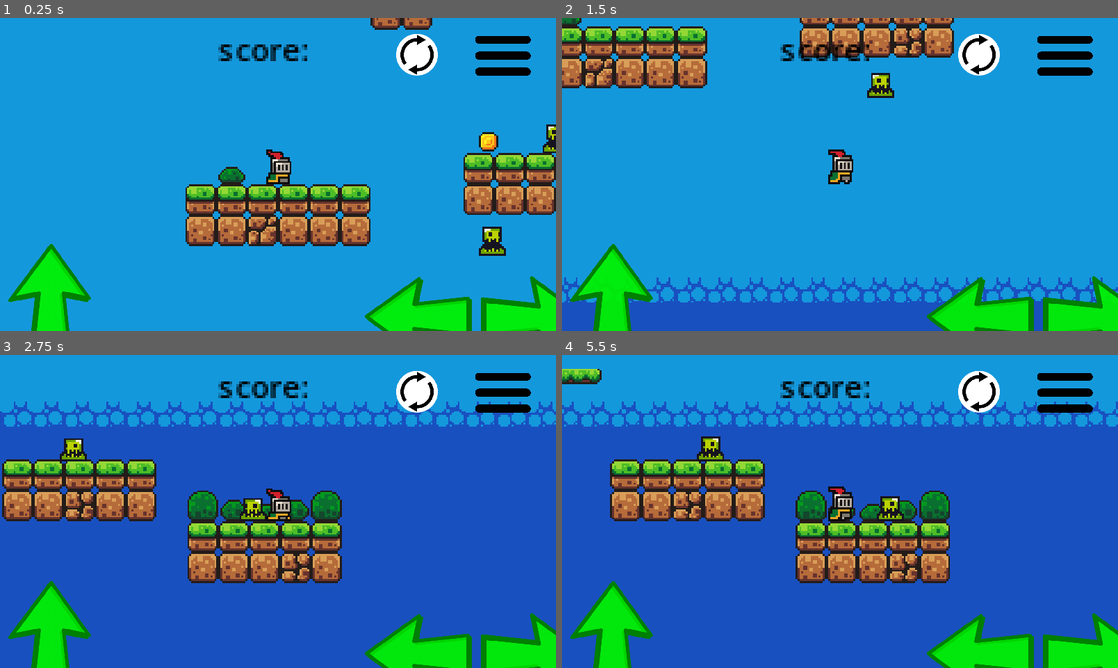
Above: before the commit, frames 1-4 (two rows, left to right).
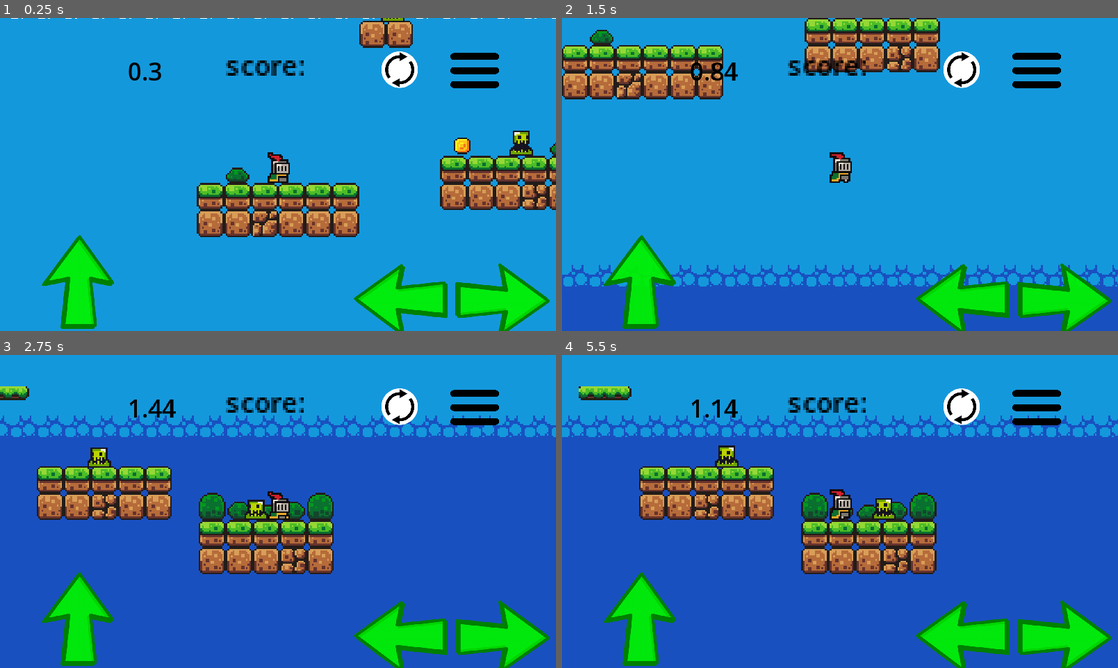
Above: after the commit, the same moments.

Repository: u3-studios/slime-dodger
Game: Godot game, scene res://level_3.tscn
Two runs of this game, one before a commit and one after it. Both use one fixed random seed, a clock stepped at 60 frames per second and the inputs below. This scene is started directly instead of the project's main scene.
Inputs:
- Up to frame 1 (0.25 s): no input
- Up to frame 2 (1.5 s): tap Enter (ui_accept) at 0.5, 0.77 s; hold Right (ui_right) from 0.53 s (still down)
- Up to frame 3 (2.75 s): tap Enter (ui_accept) at 1.52 s; release Right (ui_right) at 2.03 s; hold Left (ui_left) from 2.03 s (still down)
- Up to frame 4 (5.5 s): release Left (ui_left) at 2.78 s; hold Right (ui_right) 2.78-4.28 s; tap Enter (ui_accept) at 3.02, 3.77, 4.52 s; hold Left (ui_left) 4.28-5.03 s; hold Right (ui_right) from 5.03 s (still down)

The runs differ from the first frame. In frame 1, 21% of the frame differs, in the area x 1-100%, y 0-100%; in frame 2, 24%; in frame 3, 26%; in frame 4, 27%, in the area x 0-100%, y 4-100%.

Commit message:
camera

Diff:
--- a/level_2.tscn
+++ b/level_2.tscn
@@ -526,7 +526,7 @@
 [node name="player" parent="." instance=ExtResource("1_lhsw5")]
 
 [node name="Camera2D" type="Camera2D" parent="player"]
-zoom = Vector2(4, 4)
+zoom = Vector2(3.5, 3.5)
 
 [node name="TileMap" type="TileMap" parent="."]
 tile_set = SubResource("TileSet_mhxwd")
--- a/level_3.tscn
+++ b/level_3.tscn
@@ -8,6 +8,7 @@
 [ext_resource type="PackedScene" uid="uid://tpbxa7vfck1v" path="res://platform.tscn" id="6_r7bma"]
 [ext_resource type="PackedScene" uid="uid://btai7t2sr27jg" path="res://slime.tscn" id="7_wkn31"]
 [ext_resource type="AudioStream" uid="uid://ci52gqoqgwkje" path="res://brackeys_platformer_assets/music/Monkeys Spinning Monkeys.mp3" id="8_8fo2t"]
+[ext_resource type="PackedScene" uid="uid://xubl3bvpnp18" path="res://timer.tscn" id="9_rc1vj"]
 
 [sub_resource type="TileSetAtlasSource" id="TileSetAtlasSource_v6ier"]
 texture = ExtResource("2_uc77f")
@@ -523,7 +524,7 @@
 
 [node name="Camera2D" type="Camera2D" parent="player"]
 position = Vector2(0, -6)
-zoom = Vector2(4, 4)
+zoom = Vector2(3.5, 3.5)
 limit_bottom = 330
 limit_smoothed = true
 
@@ -578,7 +579,7 @@
 position = Vector2(167, -151)
 
 [node name="coin" parent="coin5" instance=ExtResource("3_lt3nc")]
-position = Vector2(191, -150)
+position = Vector2(-472, 22)
 
 [node name="coin2" parent="coin5" instance=ExtResource("3_lt3nc")]
 position = Vector2(109, 10)
@@ -604,7 +605,7 @@
 position = Vector2(-99, 181)
 
 [node name="slime" parent="slime" instance=ExtResource("7_wkn31")]
-position = Vector2(96, 57)
+position = Vector2(458, -158)
 
 [node name="slime2" parent="slime" instance=ExtResource("7_wkn31")]
 position = Vector2(-50, -155)
@@ -618,7 +619,7 @@
 position = Vector2(859, -22)
 
 [node name="slime5" parent="slime/slime8" instance=ExtResource("7_wkn31")]
-position = Vector2(271, 138)
+position = Vector2(-399, 19)
 
 [node name="slime6" parent="slime/slime8" instance=ExtResource("7_wkn31")]
 position = Vector2(55, -75)
@@ -627,7 +628,7 @@
 position = Vector2(-435, 21)
 
 [node name="slime" parent="slime/slime8" instance=ExtResource("7_wkn31")]
-position = Vector2(96, 57)
+position = Vector2(101, -85)
 
 [node name="slime2" parent="slime/slime8" instance=ExtResource("7_wkn31")]
 position = Vector2(168, -156)
@@ -635,3 +636,5 @@
 [node name="AudioStreamPlayer2D" type="AudioStreamPlayer2D" parent="."]
 stream = ExtResource("8_8fo2t")
 autoplay = true
+
+[node name="CanvasLayer" parent="." instance=ExtResource("9_rc1vj")]
Not shown: 1 places in death_screen.tscn that only renumber resources
Not shown: 1 places in level_3.tscn that only renumber resources
